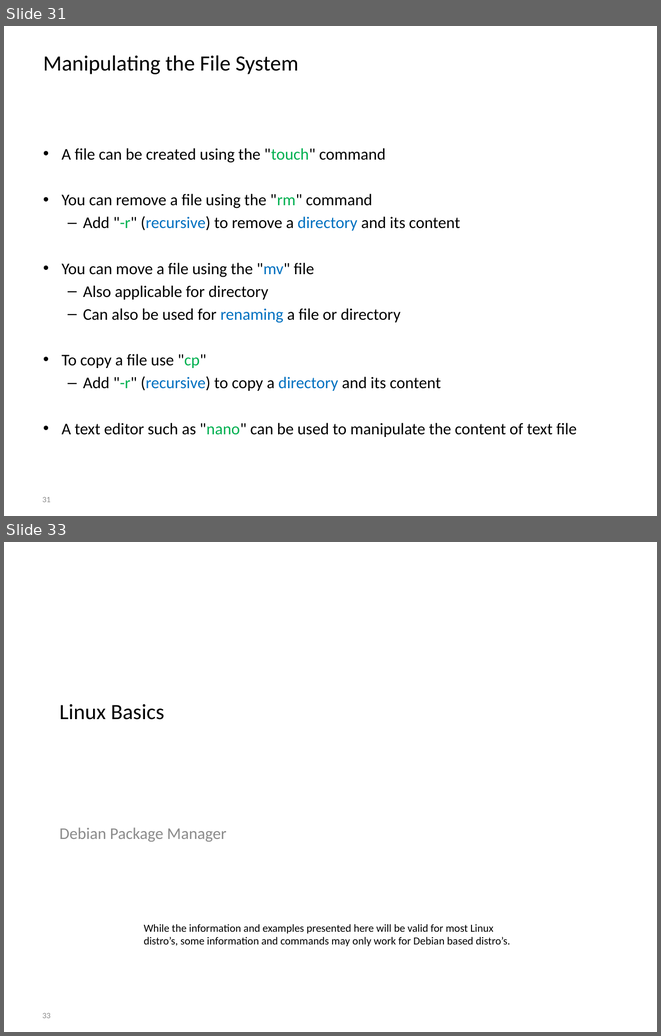
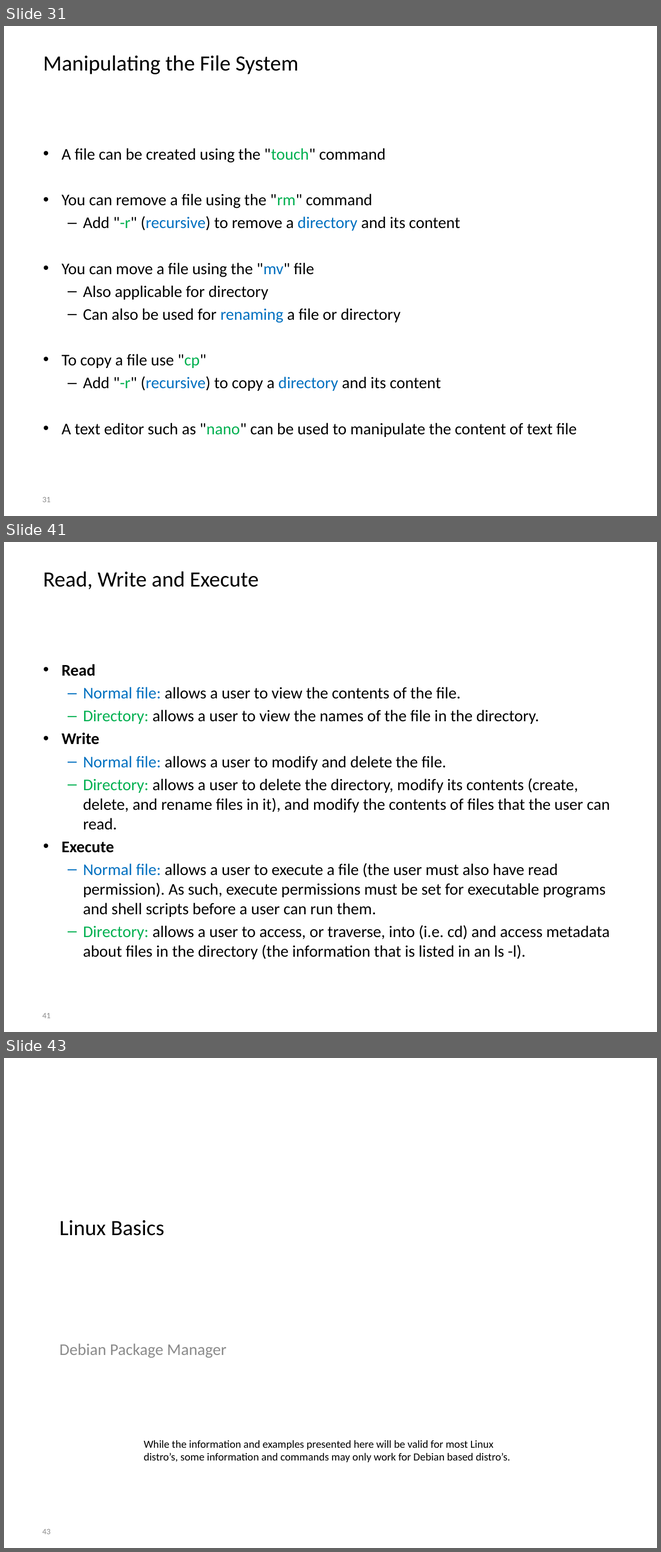
Before and after one commit to BioBoost/multimediatechnieken, a slide deck: slides/introduction_to_linux.pptx. Shown one above the other, each under a label of ours: slides 31 and 33 before the commit, slides 31, 41 and 43 after it; the slides between them are not shown. The pictures are 661x1036 and 661x1552 pixels, drawn with LibreOffice and Linux fonts; fonts in the diff are those of the drawing; background and template pictures are left out. Boxes give left, top, right and bottom in pixels: in the first picture for what was removed or moved away, otherwise in the second. Text is boxed around its words. In the diff, an @@ line names an element or a change of style, - is before the commit and + after.

Commit message:
Slides and course on linux file permissions

```diff
--- a/slides/introduction_to_linux.pptx
+++ b/slides/introduction_to_linux.pptx
@@ slide 41 added at (x1=4, y1=542, x2=657, y2=1032), background picture (left out) @@
@@ title added at (x1=43, y1=571, x2=259, y2=589), 24 pt, text #000000 @@
+Read, Write and Execute
@@ text added at (x1=62, y1=664, x2=610, y2=959), 18 pt, text #000000 @@
+• Read
+  – Normal file: allows a user to view the contents of the file.
+  – Directory: allows a user to view the names of the file in the directory.
+• Write
+  – Normal file: allows a user to modify and delete the file.
+  – Directory: allows a user to delete the directory, modify its contents (create, delete, and rename files in it), and modify the contents of files that the user can read.
+• Execute
+  – Normal file: allows a user to execute a file (the user must also have read permission). As such, execute permissions must be set for executable programs and shell scripts before a user can run them.
+  – Directory: allows a user to access, or traverse, into (i.e. cd) and access metadata about files in the directory (the information that is listed in an ls -l).
@@ page number added at (x1=42, y1=1013, x2=51, y2=1018), 9 pt, text #8C8C8C @@
+41
@@ what was slide 33 is now slide 43 @@
@@ page number at (x1=42, y1=1529, x2=51, y2=1534): text changed @@
-33
+43
```
Also in this commit, not shown: 1 slide changed, 9 other slides added, 1 other file.
